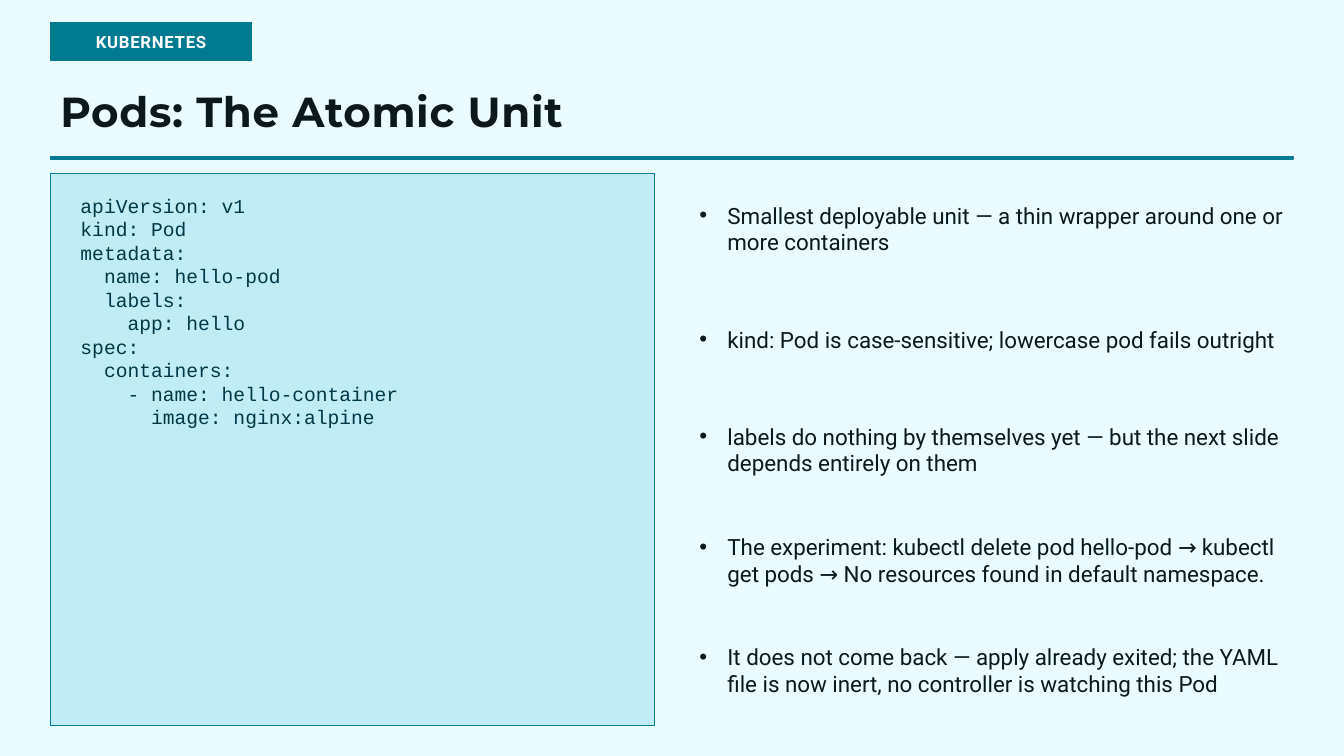
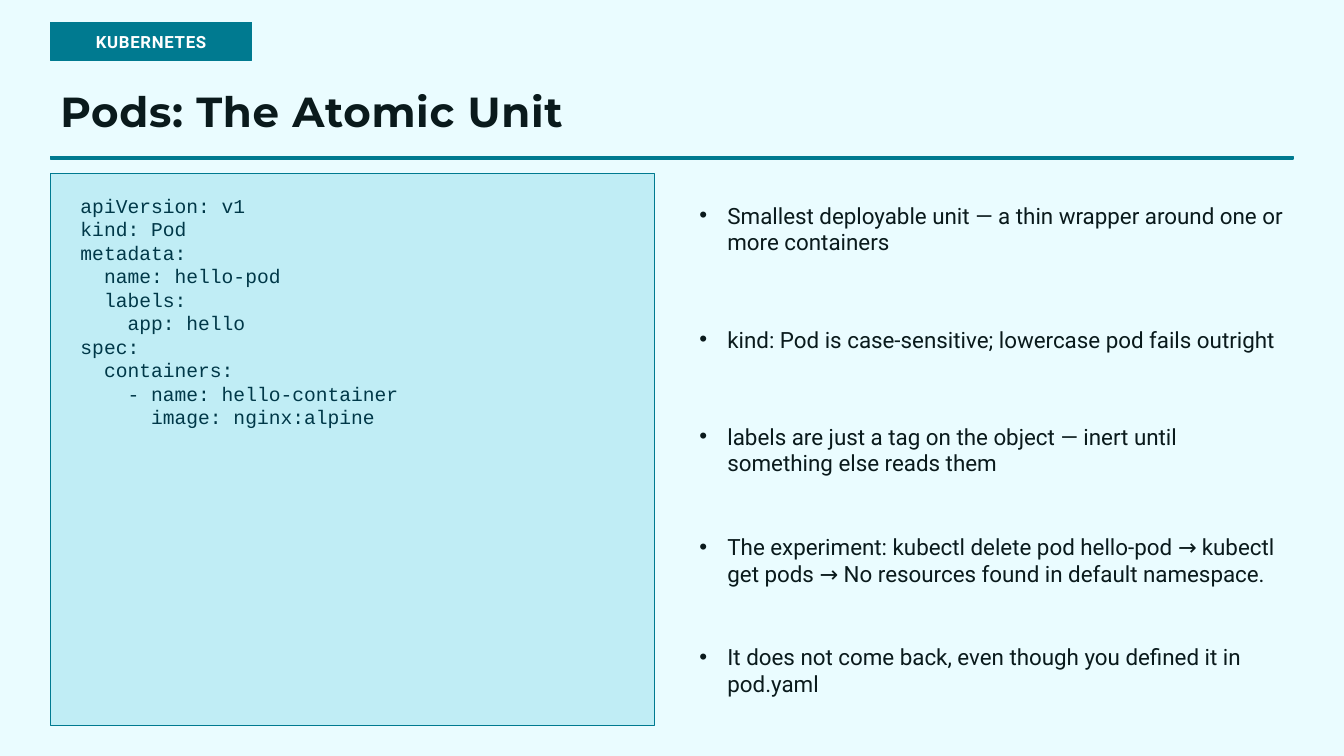
Before and after one commit to choicespecs/kube-self-learn, a slide deck: slide 13 of docs/presentations/KubernetesFundamentals/KubernetesFundamentals.pptx. Drawn at 1344x756 pixels with LibreOffice and Linux fonts; fonts in the diff are those of the drawing. Boxes give left, top, right and bottom in pixels: in the first picture for what was removed or moved away, otherwise in the second. Text is boxed around its words. In the diff, an @@ line names an element or a change of style, - is before the commit and + after.

```diff
--- a/docs/presentations/KubernetesFundamentals/KubernetesFundamentals.pptx
+++ b/docs/presentations/KubernetesFundamentals/KubernetesFundamentals.pptx
@@ text at bbox=[727, 428, 1177, 476]: text changed @@
-• labels do nothing by themselves yet — but the next slide depends entirely on them
+• labels are just a tag on the object — inert until something else reads them
@@ text at bbox=[727, 648, 1241, 697]: text changed @@
-• It does not come back — apply already exited; the YAML file is now inert, no controller is watching this Pod
+• It does not come back, even though you defined it in pod.yaml
```
Also in this commit, not shown: 2 other slides changed, 1 slide added.
